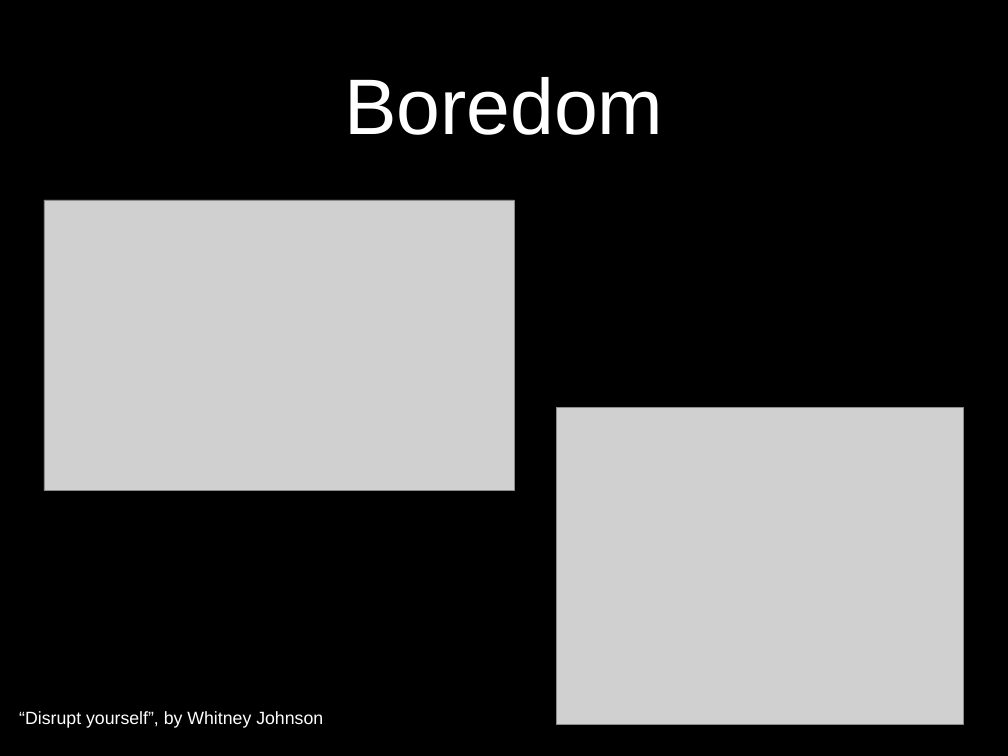
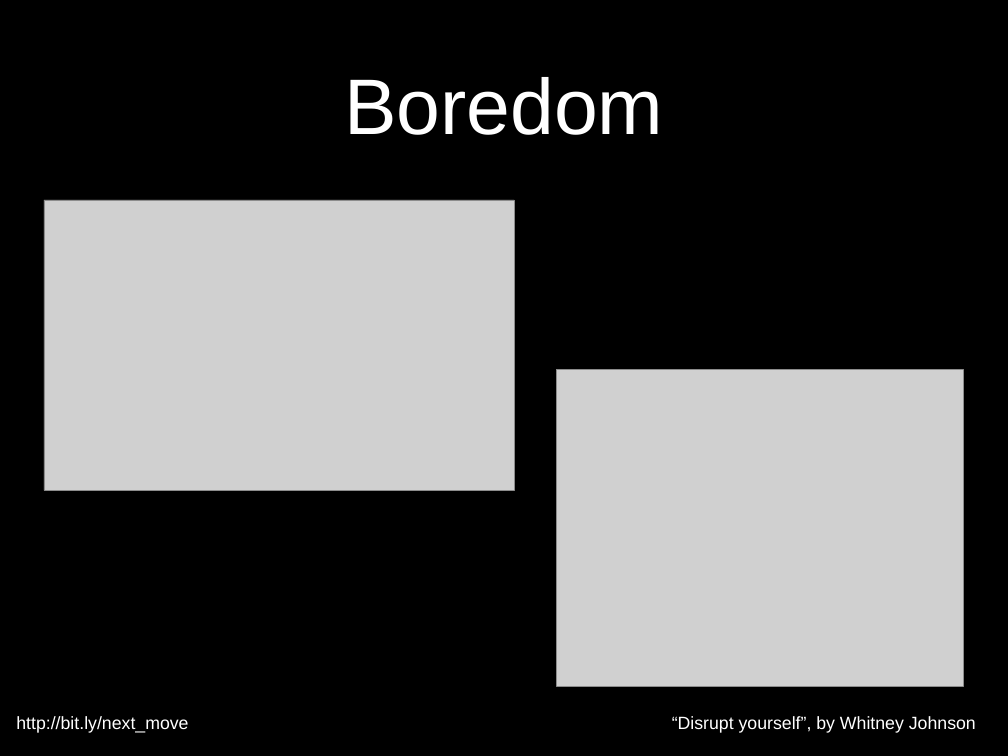
Before and after one commit to digitalbias/digitalbias.github.io, a slide deck: slide 26 of files/next_move.pptx. Drawn at 1008x756 pixels with LibreOffice and Linux fonts; fonts in the diff are those of the drawing; grey boxes stand for pictures; background and template pictures are left out. Boxes give left, top, right and bottom in pixels: in the first picture for what was removed or moved away, otherwise in the second. Text is boxed around its words. In the diff, an @@ line names an element or a change of style, - is before the commit and + after.

Commit message:
references added to keynote for next move

```diff
--- a/files/next_move.pptx
+++ b/files/next_move.pptx
@@ picture: place and size @@
-picture at box(557, 408, 964, 724)
+picture at box(557, 370, 964, 686)
@@ text added at box(16, 716, 188, 733), 18 pt, text #FFFFFF @@
+http://bit.ly/next_move
@@ text "“Disrupt yourself”, by Whitney Johnson": place and size @@
-text "“Disrupt yourself”, by Whitney Johnson" at box(19, 711, 323, 728)
+text "“Disrupt yourself”, by Whitney Johnson" at box(672, 716, 976, 733)
```
Also in this commit, not shown: 25 other slides changed, 2 slides added, 1 slide removed, 1 other file.
